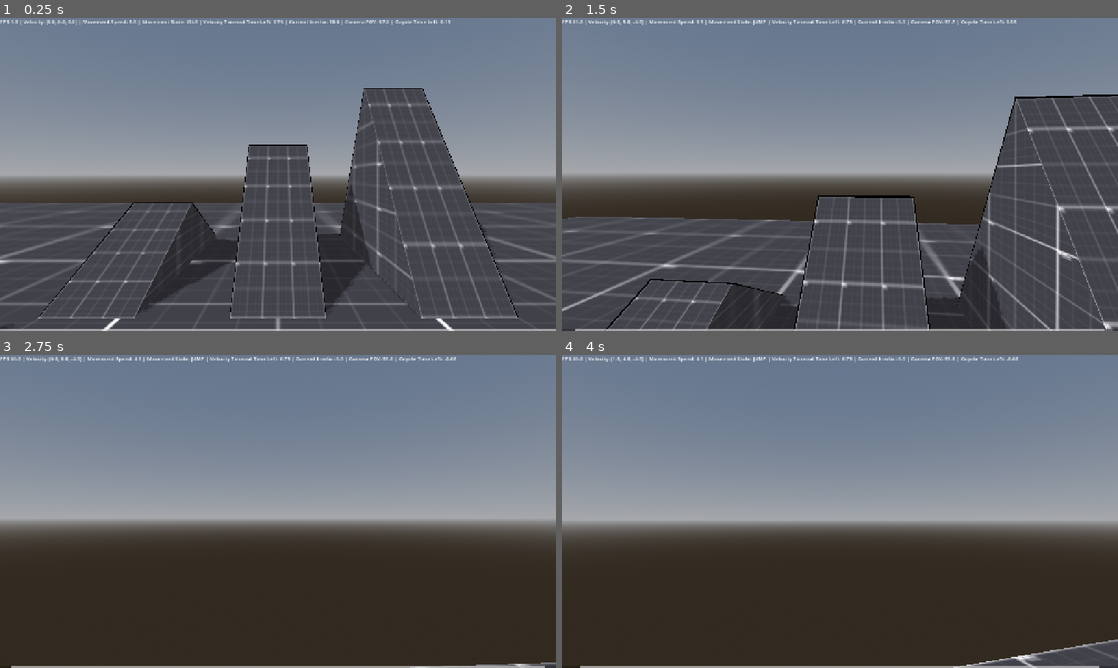
Above: before the commit, frames 1-4 (two rows, left to right).
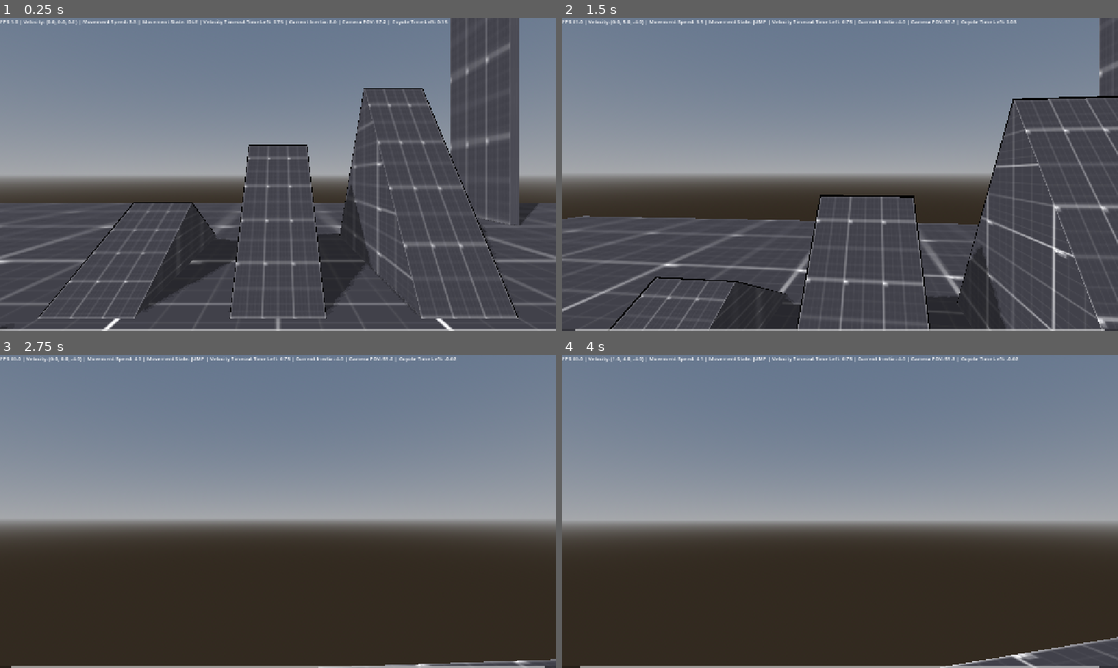
Above: after the commit, the same moments.

Repository: naxemis/multiplayer-fps
Game: Godot game, scene res://scenes/root/Root.tscn
Two runs of this game, one before a commit and one after it. Both use one fixed random seed, a clock stepped at 60 frames per second and the inputs below.
Inputs (mouse positions are in pixels of both pictures, inside the frame that each line leads up to):
- Up to frame 1 (0.25 s): no input
- Up to frame 2 (1.5 s): move the mouse to (867, 174) at 0.52 s; hold Ctrl (change_wall_jump_direction) 0.53-1.28 s; hold W (forward) from 0.53 s (still down); tap Space (jump) at 0.8, 1.35 s; move the mouse to (812, 174) at 1.27 s
- Up to frame 3 (2.75 s): keep holding W (forward); tap Ctrl (change_wall_jump_direction) at 1.52, 1.55, 1.82 s; move the mouse to (289, 505) at 2.02 s; hold Middle mouse button (free_look) from 2.03 s (still down); tap Space (jump) at 2.3 s
- Up to frame 4 (4 s): keep holding W (forward); move the mouse to (834, 517) at 2.77 s; release Middle mouse button (free_look) at 2.78 s; tap Shift (run) at 2.85 s; tap Ctrl (change_wall_jump_direction) at 3.02, 3.05, 3.32, 3.77 s; move the mouse to (878, 514) at 3.52 s; hold C (slide) from 3.53 s (still down); tap Space (jump) at 3.8 s

The runs differ from the first frame. In frame 1, 7.0% of the frame differs, in the area x 59-97%, y 0-67%; in frame 2, 5.7%; in frame 3, 0.4%; in frame 4, 0.4%.

Commit message:
refactor(player): tweak values for wall jumping, add double jump after wall jump as toggleable setting

Diff:
--- a/project.godot
+++ b/project.godot
@@ -23,7 +23,6 @@
 window/size/mode=2
 window/stretch/mode="canvas_items"
 window/stretch/aspect="ignore"
-window/vsync/vsync_mode=0
 
 [input]
 
--- a/scenes/game/map/testing_range/Testing Range.tscn
+++ b/scenes/game/map/testing_range/Testing Range.tscn
@@ -61,6 +61,12 @@
 [sub_resource type="ConcavePolygonShape3D" id="ConcavePolygonShape3D_nlpqi"]
 data = PackedVector3Array(-0.125, 2, 1.5, 0.125, 2, 1.5, -0.125, -2, 1.5, 0.125, 2, 1.5, 0.125, -2, 1.5, -0.125, -2, 1. …(500 unchanged characters)…
 
+[sub_resource type="BoxMesh" id="BoxMesh_85pe8"]
+size = Vector3(0.25, 12, 3)
+
+[sub_resource type="ConcavePolygonShape3D" id="ConcavePolygonShape3D_85pe8"]
+data = PackedVector3Array(-0.125, 6, 1.5, 0.125, 6, 1.5, -0.125, -6, 1.5, 0.125, 6, 1.5, 0.125, -6, 1.5, -0.125, -6, 1.5, 0.125, 6, -1.5, -0.125, 6, -1.5, 0.125, -6, -1.5, -0.125, 6, -1.5, -0.125, -6, -1.5, 0.125, -6, -1.5, 0.125, 6, 1.5, 0.125, 6, -1.5, 0.125, -6, 1.5, 0.125, 6, -1.5, 0.125, -6, -1.5, 0.125, -6, 1.5, -0.125, 6, -1.5, -0.125, 6, 1.5, -0.125, -6, -1.5, -0.125, 6, 1.5, -0.125, -6, 1.5, -0.125, -6, -1.5, 0.125, 6, 1.5, -0.125, 6, 1.5, 0.125, 6, -1.5, -0.125, 6, 1.5, -0.125, 6, -1.5, 0.125, 6, -1.5, -0.125, -6, 1.5, 0.125, -6, 1.5, -0.125, -6, -1.5, 0.125, -6, 1.5, 0.125, -6, -1.5, -0.125, -6, -1.5)
+
 [sub_resource type="BoxMesh" id="BoxMesh_tmhh6"]
 size = Vector3(3, 0.25, 3)
 
@@ -182,6 +188,16 @@
 [node name="CollisionShape3D" type="CollisionShape3D" parent="Wall3/StaticBody3D"]
 shape = SubResource("ConcavePolygonShape3D_nlpqi")
 
+[node name="Wall4" type="MeshInstance3D" parent="."]
+transform = Transform3D(1, 0, 0, 0, 1, 0, 0, 0, 1, 7, 6, -10)
+material_override = ExtResource("1_v4xg3")
+mesh = SubResource("BoxMesh_85pe8")
+
+[node name="StaticBody3D" type="StaticBody3D" parent="Wall4"]
+
+[node name="CollisionShape3D" type="CollisionShape3D" parent="Wall4/StaticBody3D"]
+shape = SubResource("ConcavePolygonShape3D_85pe8")
+
 [node name="Floor2" type="MeshInstance3D" parent="."]
 transform = Transform3D(-1, 0, 8.74228e-08, 0, 1, 0, -8.74228e-08, 0, -1, 9, 4.2, 3)
 material_override = ExtResource("1_v4xg3")
--- a/scenes/game/player/Player.gd
+++ b/scenes/game/player/Player.gd
@@ -277,8 +277,9 @@
 #endregion
 
 #region Stamina
-var stamina: float = 100.0
+@export_category("Movement Stamina")
 @export var max_stamina: float = 100.0
+@onready var stamina: float = max_stamina
 
 @export var idle_stamina_recovery: float = 25.0
 @export var crouch_stamina_recovery: float = 17.5
@@ -330,10 +331,11 @@
 	movement_directions.x = Input.get_action_strength("right") - Input.get_action_strength("left")
 	movement_directions.z = Input.get_action_strength("back") - Input.get_action_strength("forward")
 
+@export_category("Movement Inertia")
 var inertia_movement_directions: Vector3
 var current_inertia: float
-@export var on_ground_inertia: float = 10.0
-@export var in_air_inertia: float = 5.0
+@export var on_ground_inertia: float = 8.0
+@export var in_air_inertia: float = 4.0
 func calulcate_movement_inertia(delta) -> void:
 	if is_on_floor():
 		current_inertia = on_ground_inertia
@@ -365,10 +367,11 @@
 
 @export_category("Double Jumping")
 @export var double_jump_multiplier: float = 0.7
+@export var can_double_jump_after_wall_jump: bool = false
 var can_double_jump: bool = true
 var double_jumping: bool = false
 func double_jump(delta) -> void:
-	if is_on_floor() or movement_state == MovementStates.WALLJUMP:
+	if is_on_floor() or (movement_state == MovementStates.WALLJUMP and can_double_jump_after_wall_jump):
 		can_double_jump = true
 		double_jumping = false
 
@@ -388,8 +391,9 @@
 #region Wall Jumping
 @export_category("Wall Jumping")
 var wall_jump_direction: Vector3
-@export var vertical_jump_factor: float = 1.5
-@export var max_vertical_jump_factor: float = 1.0
+@export var vertical_jump_multiplier: float = 0.85
+@export var min_vertical_jump: float = 4.0
+@export var max_vertical_jump: float = 7.5
 func reset_wall_jumping_directions() -> void:
 	wall_jump_direction = Vector3(1, 0, 1)
 
@@ -398,17 +402,17 @@
 		reset_wall_jumping_directions()
 
 		# calculates and clamps vertical jump force after wall jumping
-		var vertical_jump: float = movement_speed * vertical_jump_factor
-		vertical_jump = clampf(vertical_jump, 0.0, jump_velocity * max_vertical_jump_factor)
+		var vertical_jump: float = movement_speed * vertical_jump_multiplier
+		vertical_jump = clampf(vertical_jump, min_vertical_jump, max_vertical_jump)
 
 		# gives player slight jump in vertical direction depending on his speed; more speed = bigger jump
 		movement_directions.y = 0.0
-		movement_directions.y += movement_speed * vertical_jump_factor
+		movement_directions.y += vertical_jump
 
 		# direction of wall jump
-		if !Input.is_action_pressed("change_wall_jump_direction"): # player wan't to "bounce" from a wall
+		if !Input.is_action_pressed("change_wall_jump_direction"): # player wants to jump in same direction he jumped from
 			wall_jump_direction = -get_wall_normal().direction_to(-transform.basis.z * movement_directions)
-		else: # player want to jump in same direction he jumped from
+		else: # player wants to "bounce" from a wall
 			wall_jump_direction = -get_wall_normal().direction_to(-transform.basis.z * -movement_directions)
 
 		one_time_stamina_drain(wall_jump_stamina_drain)
--- a/scenes/game/player/Player.tscn
+++ b/scenes/game/player/Player.tscn
@@ -44,6 +44,7 @@
 shader_parameter/reflection_dot_gradient = SubResource("GradientTexture1D_il4dn")
 
 [sub_resource type="CapsuleShape3D" id="CapsuleShape3D_etifa"]
+margin = 0.05
 radius = 0.25
 height = 1.8
 
@@ -312,9 +313,9 @@
 
 [sub_resource type="AnimationLibrary" id="AnimationLibrary_76wns"]
 _data = {
-"One-Third Lower": SubResource("Animation_ngn7b"),
-"RESET": SubResource("Animation_pnp1o"),
-"Standing": SubResource("Animation_hveih")
+&"One-Third Lower": SubResource("Animation_ngn7b"),
+&"RESET": SubResource("Animation_pnp1o"),
+&"Standing": SubResource("Animation_hveih")
 }
 
 [sub_resource type="AnimationNodeAnimation" id="AnimationNodeAnimation_s1vnq"]
@@ -333,7 +334,7 @@
 nodes/Standing/position = Vector2(-240, 120)
 "nodes/State Blend/node" = SubResource("AnimationNodeBlend2_g54bb")
 "nodes/State Blend/position" = Vector2(60, 160)
-node_connections = [&"State Blend", 0, &"Standing", &"State Blend", 1, &"One-Third Lower", &"output", 0, &"State Blend"]
+node_connections = [&"output", 0, &"State Blend", &"State Blend", 0, &"Standing", &"State Blend", 1, &"One-Third Lower"]
 
 [sub_resource type="Gradient" id="Gradient_s4ll6"]
 interpolation_mode = 1
@@ -381,7 +382,7 @@
 
 [node name="CollisionAnimationPlayer" type="AnimationPlayer" parent="."]
 libraries = {
-"": SubResource("AnimationLibrary_76wns")
+&"": SubResource("AnimationLibrary_76wns")
 }
 
 [node name="CollisionAnimationTree" type="AnimationTree" parent="."]
Not shown: 1 places in scenes/game/map/testing_range/Testing Range.tscn that only renumber resources
Not shown: 1 places in scenes/game/player/Player.tscn that only renumber resources
